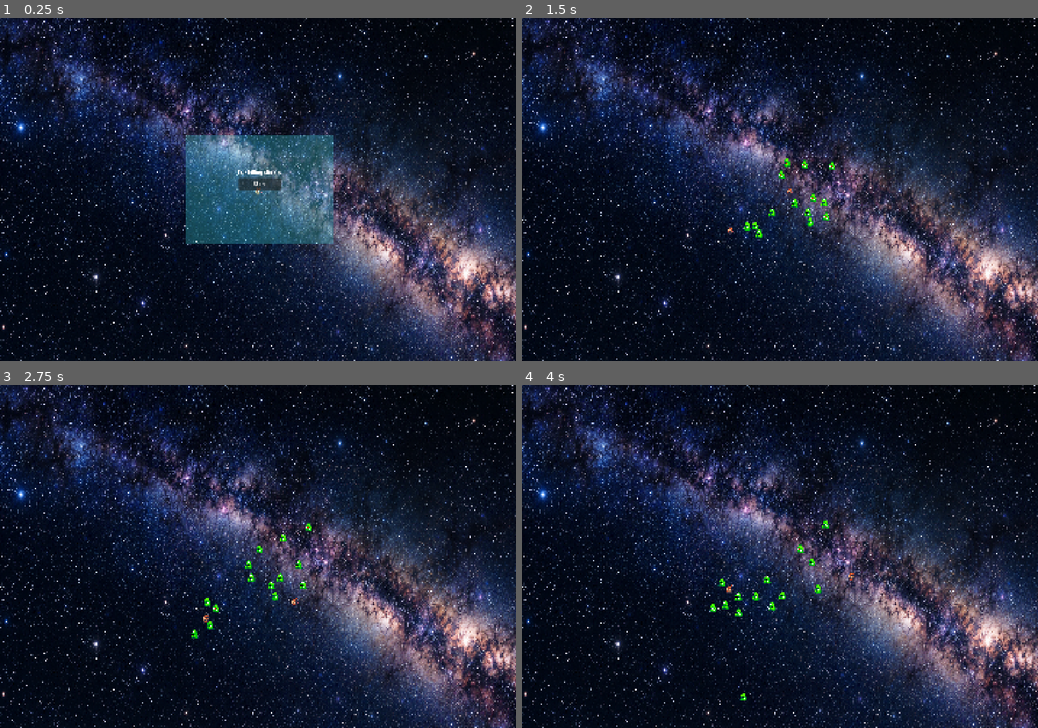
Above: before the commit, frames 1-4 (two rows, left to right).
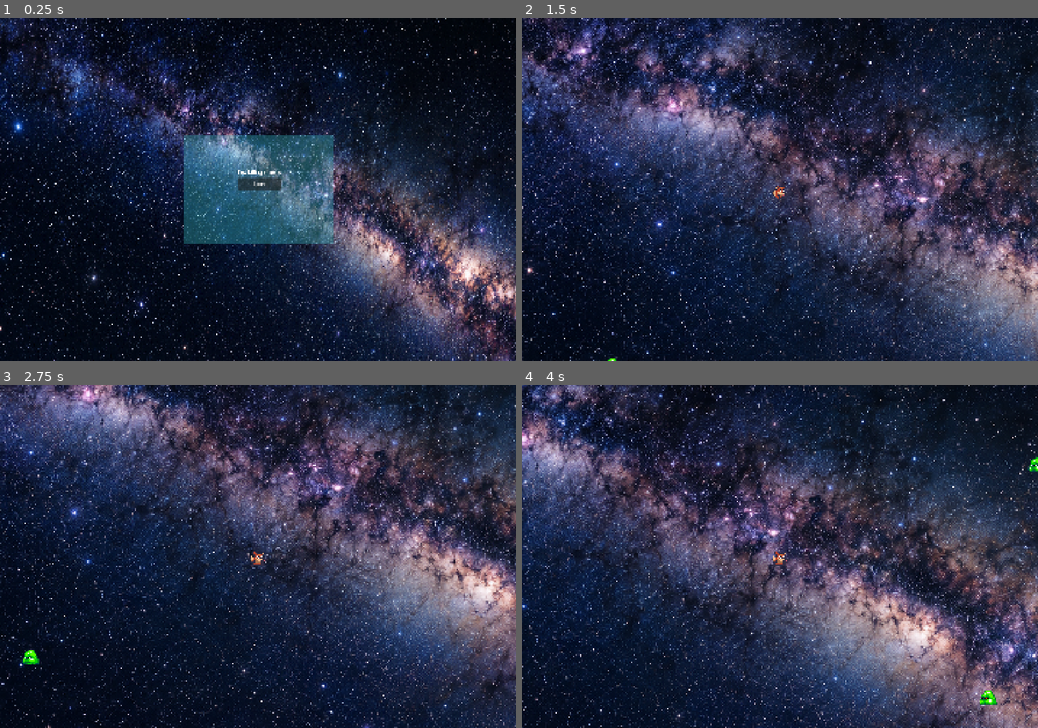
Above: after the commit, the same moments.

Repository: ergsdfgsgshht/fox_killing_slimers
Game: Godot game, scene res://scenes/main.tscn
Same seed, same stepped clock (60 frames per second), same inputs: the game is played once before the commit and once after it.
Inputs:
- Up to frame 1 (0.25 s): no input
- Up to frame 2 (1.5 s): click "Start" at 0.5 s; hold D (right) from 1.28 s (still down)
- Up to frame 3 (2.75 s): release D (right) at 2.03 s; hold S (down) from 2.03 s (still down)
- Up to frame 4 (4 s): release S (down) at 2.78 s; hold D (right) 2.78-3.53 s; hold W (up) from 3.53 s (still down)

The runs differ from the first frame. In frame 1, 20% of the frame differs, in the area x 0-100%, y 0-100%; in frame 2, 56%; in frame 3, 57%; in frame 4, 70%.

Commit message:
Basic gravity game(stable)
Fix some bugs on the basis of last version, optimize the slimers generation logic.

Diff:
--- a/scenes/main.tscn
+++ b/scenes/main.tscn
@@ -2,7 +2,6 @@
 
 [ext_resource type="Script" uid="uid://dlnaxbfmillkf" path="res://src/main_control.gd" id="1_jyhfs"]
 [ext_resource type="Texture2D" uid="uid://bwqo700nei2bd" path="res://AssetBundle/Sprites/5a2da4f5-7121-4eb8-865f-dd08daa09113.png" id="2_0wfyh"]
-[ext_resource type="PackedScene" uid="uid://bb8flm1wjbo6u" path="res://scenes/player.tscn" id="3_sugp2"]
 
 [sub_resource type="WorldBoundaryShape2D" id="WorldBoundaryShape2D_cnf8o"]
 distance = -420.0
@@ -19,16 +18,11 @@
 [node name="MainScene" type="Node2D" unique_id=417079548]
 position = Vector2(-3, 5)
 script = ExtResource("1_jyhfs")
-slimer_numbers = 14
+slimer_numbers = 20
 
 [node name="Sprite2D" type="Sprite2D" parent="." unique_id=377853019]
 position = Vector2(-4, -3)
 texture = ExtResource("2_0wfyh")
-
-[node name="Camera2D2" type="Camera2D" parent="." unique_id=801696517]
-position = Vector2(-1, 0)
-scale = Vector2(1.3159267, 1)
-zoom = Vector2(1.025, 1.395)
 
 [node name="MapEdge" type="StaticBody2D" parent="." unique_id=1491088168]
 position = Vector2(0, -1)
@@ -52,4 +46,5 @@
 rotation = 3.1415927
 shape = SubResource("WorldBoundaryShape2D_mlurj")
 
-[node name="Player" parent="." unique_id=1737204404 instance=ExtResource("3_sugp2")]
+[node name="Camera2D2" type="Camera2D" parent="." unique_id=801696517]
+zoom = Vector2(1.035, 1.41)
--- a/src/main_control.gd
+++ b/src/main_control.gd
@@ -5,6 +5,8 @@
 var player:CharacterBody2D
 var slimers: Array[Node]
 var over_times: int = 0
+var bullet_number:int = 30
+@onready var camera = $Camera2D2
 @export var slimer_numbers:int
 
 
@@ -45,16 +47,29 @@
 
 	#加载玩家位置
 	add_child(player)
-	player.position = Vector2(-202,98)
+	player.position = Vector2(0,0)
 	player.player_state = player.PlayerState.STANDING
 
 	#加载slimers位置
 	for i in range(slimer_numbers):
-		var slimer_pos = Vector2(randi_range(-87,193),randi_range(-115,88))
+		var scope = randi_range(1,4)
+		var slimer_pos:Vector2
+		if scope == 1:
+			slimer_pos = Vector2(randf_range(-828,-158),randf_range(-403,-87))
+		if scope == 2:
+			slimer_pos = Vector2(randf_range(177,812),randf_range(-392,-77))
+		if scope == 3:
+			slimer_pos = Vector2(randf_range(-821,-137),randf_range(86,381))
+		if scope == 4:
+			slimer_pos = Vector2(randf_range(129,803),randf_range(76,376))
 		add_child(slimers[i])
 		slimers[i].position = slimer_pos
 		if over_times == 0:
 			slimers[i].slime_collieded.connect(_on_slime_collied)
+
+	camera.zoom = Vector2(2.515,2.455)
+	camera.reparent(player)
+	camera.position = Vector2.ZERO  #reparent默认保持全局位置，会残留偏移；归零让相机正对玩家
 
 
 
@@ -73,6 +88,9 @@
 	over_times += 1
 	player.player_state = player.PlayerState.DIED
 	await get_tree().create_timer(2.3).timeout
+	camera.reparent(self)
+	camera.position = Vector2.ZERO
+	camera.zoom = Vector2(1.035,1.41)
 	remove_child(player)
 	for i in range(slimer_numbers):
 		remove_child(slimers[i])
@@ -94,4 +112,6 @@
 
 # Called every frame. 'delta' is the elapsed time since the previous frame.
 func _process(_delta: float) -> void:
+	if bullet_number != 0:
+		pass
 	pass
--- a/src/player.gd
+++ b/src/player.gd
@@ -25,6 +25,4 @@
 		velocity = Vector2(inputs*speed)
 		move_and_slide()
 	else:
-		if player_state == PlayerState.MOVING:
-			animation_player.play("待机")
-			player_state = PlayerState.STANDING
+		animation_player.play("待机")
Binary file removed: AssetBundle/Sprites/ForestBackground.png
Not shown, removed: AssetBundle/Sprites/ForestBackground.png.import
